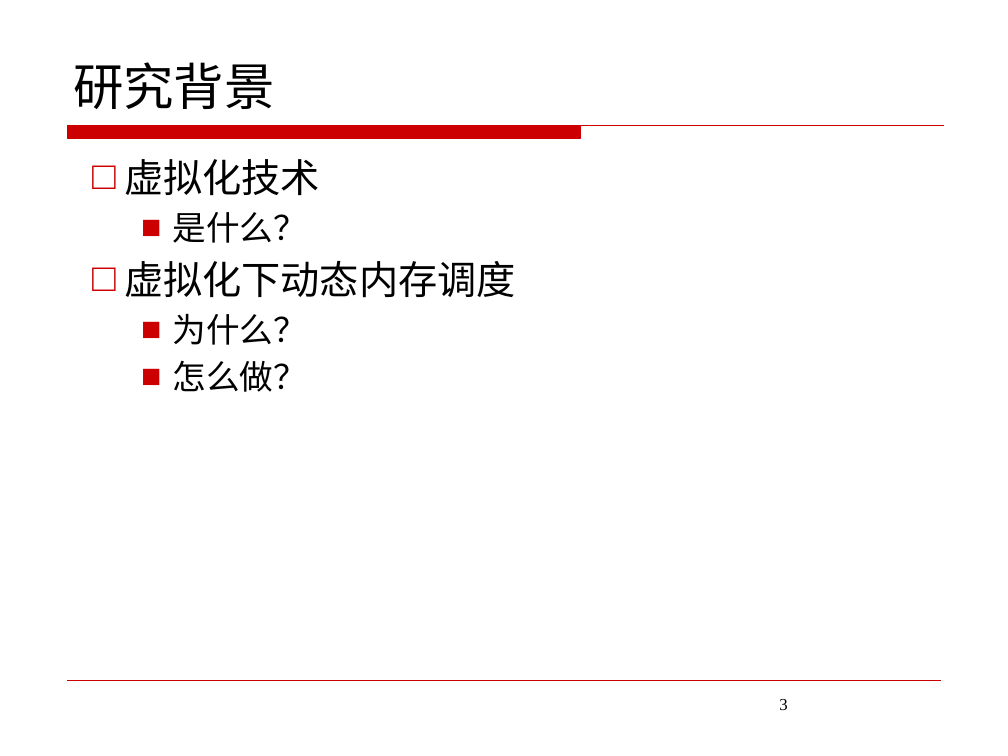
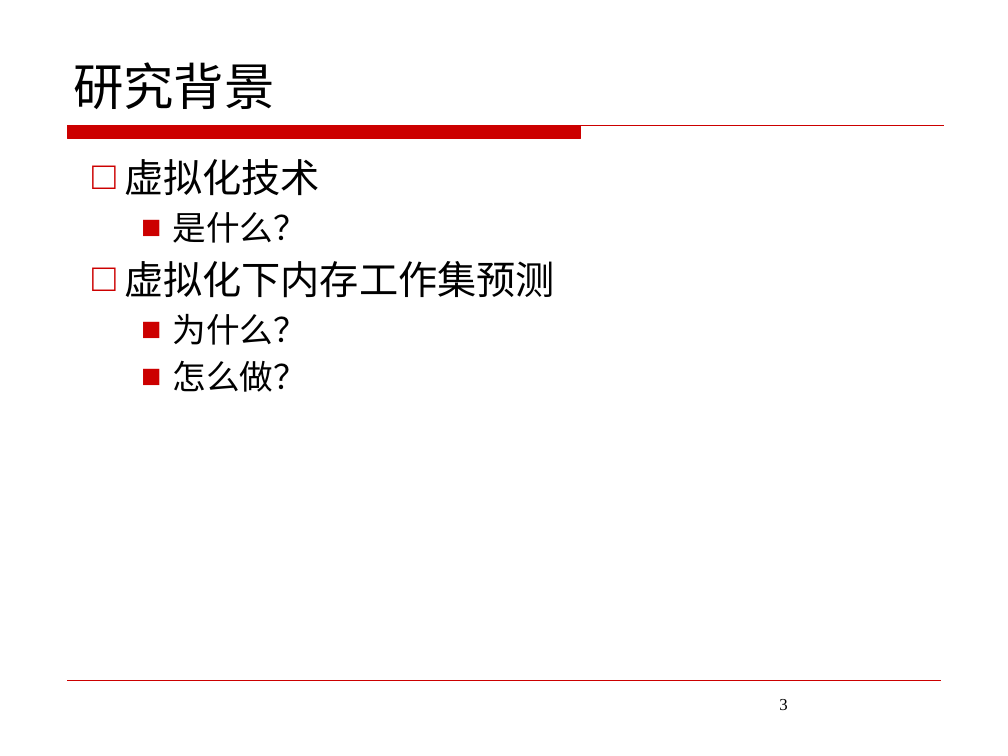
Before and after one commit to JoeHF/aet_data, a slide deck: slide 3 of 答辩/答辩ppt.pptx. Drawn at 1008x756 pixels with LibreOffice and Linux fonts; fonts in the diff are those of the drawing; background and template pictures are left out. Boxes give left, top, right and bottom in pixels: in the first picture for what was removed or moved away, otherwise in the second. Text is boxed around its words. In the diff, an @@ line names an element or a change of style, - is before the commit and + after.

```diff
--- a/答辩/答辩ppt.pptx
+++ b/答辩/答辩ppt.pptx
@@ text at (124,261,555,298): text changed @@
-□ 虚拟化下动态内存调度
+□ 虚拟化下内存工作集预测
```
Also in this commit, not shown: 9 other slides changed, 3 slides added, 7 slides removed, 11 other files.
